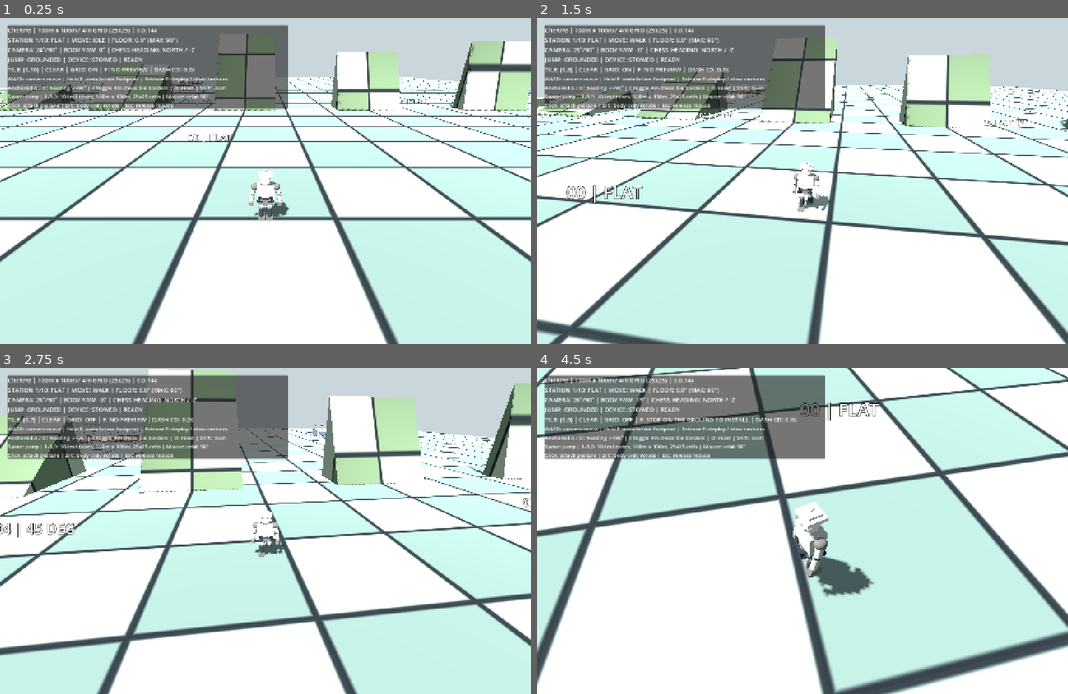
Above: before the commit, frames 1-4 (two rows, left to right).
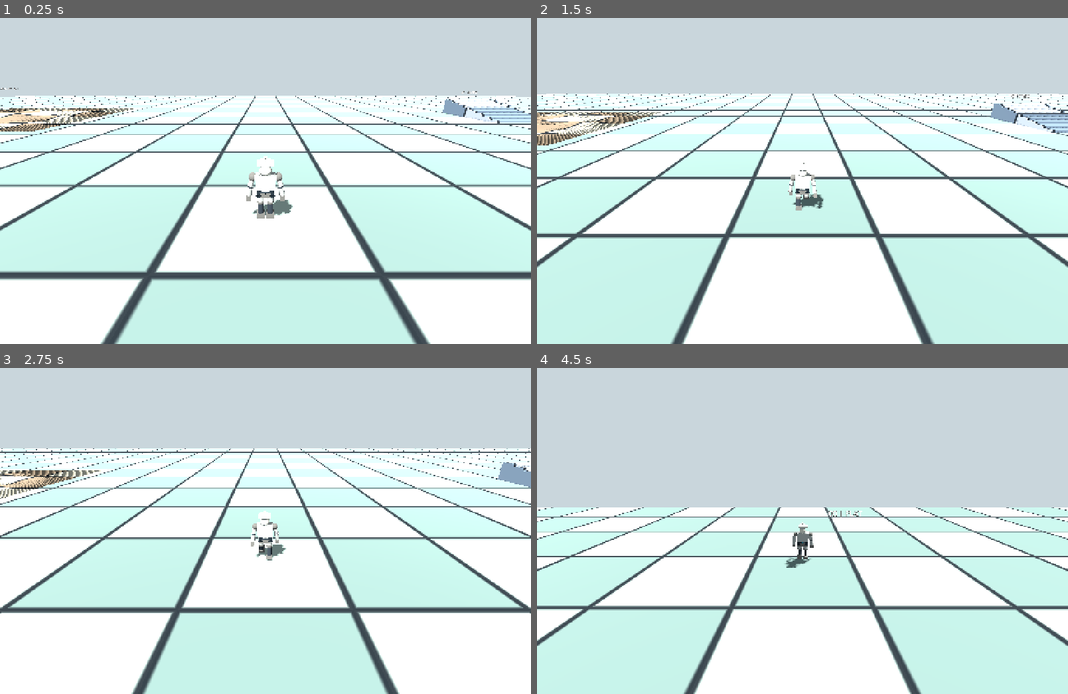
Above: after the commit, the same moments.

Repository: zzunlsj/cherpg
Game: Godot game, scene res://scenes/MotionLab.tscn
Same seed, same stepped clock (60 frames per second), same inputs: the game is played once before the commit and once after it.
Inputs (mouse positions are in pixels of both pictures, inside the frame that each line leads up to):
- Up to frame 1 (0.25 s): no input
- Up to frame 2 (1.5 s): tap Enter at 0.5 s; move the mouse to (829, 181) at 0.52 s; hold W from 0.53 s (still down); tap Shift at 0.6 s; click (829, 181) at 0.67 s; tap Space at 0.77 s; tap I at 0.8, 1.35 s; move the mouse to (775, 181) at 1.27 s; click (775, 181) at 1.42 s
- Up to frame 3 (2.75 s): keep holding W; tap Space at 1.52 s; tap Shift at 1.55, 2.1 s; move the mouse to (276, 524) at 2.02 s; click (276, 524) at 2.17 s; tap I at 2.3 s
- Up to frame 4 (4.5 s): keep holding W; move the mouse to (797, 537) at 2.77 s; tap I at 2.85, 3.8 s; click (797, 537) at 2.92 s; tap Space at 3.02, 3.77 s; tap Shift at 3.05 s; move the mouse to (839, 534) at 3.52 s; hold F 3.53-4.28 s; click (839, 534) at 3.67 s; move the mouse to (760, 527) at 4.27 s; tap O at 4.35 s; click (760, 527) at 4.42 s

The runs differ from the first frame. In frame 1, 66% of the frame differs, in the area x 0-100%, y 2-100%; in frame 2, 68%; in frame 3, 73%; in frame 4, 79%, in the area x 0-100%, y 0-100%.
Error after the commit: Invalid assignment of property or key 'board_rules_enabled' with value of type 'bool' on a base object of type 'CharacterBody3D (pawn_controller.gd)'. (res://s…

Commit message:
controls: I toggles movement limits only, Ctrl hold run/climb, Shift hold crouch; preserve 4m checker

Diff:
--- a/godot/tests/motion_rotation_lab/scripts/motion_lab.gd
+++ b/godot/tests/motion_rotation_lab/scripts/motion_lab.gd
@@ -15,7 +15,7 @@
 const CAMERA_ELEVATION_MAX := PI / 2.0
 var camera_distance := 6.8
 var camera_target := Vector3.ZERO
-var grid_debug_visible := true
+var board_rules_enabled := true
 var active_station := 0
 
 func _ready() -> void:
@@ -31,6 +31,7 @@
 	camera.current = true
 	add_child(camera)
 	pawn.set_movement_camera(camera)
+	pawn.board_rules_enabled = board_rules_enabled
 	_teleport_to_station(0)
 	_build_ui()
 	camera_target = pawn.global_position + Vector3.UP * 1.1
@@ -73,7 +74,7 @@
 	info.add_theme_font_size_override("font_size",16)
 	content.add_child(info)
 	help_label = Label.new()
-	help_label.text = "WASD: camera move | Hold F: installation footprint | Release F: deploy / stow anchors\nAnchored A / D: heading -/+90° | I: toggle 4m chess tile borders | O: reset | Shift: dash\nSpace: jump | 1-9,0: 10 test zones, 100m x 100m, 25x25 cells | Mouse: orbit 90°\nClick: attack gesture | Z/C: body-only rotate | Esc: release mouse"
+	help_label.text = "WASD: camera movement | Ctrl (hold): RUN / CLIMB grabbable 30°+ surfaces\nShift (hold): CROUCH | I: movement constraints ON/OFF (tile pattern stays visible)\nHold F: anchor clearance preview | Release F: install/stow | Anchored A/D: turn heading\nO: reset | Space: jump | 1-9,0: stations | Mouse: orbit | Esc: cursor"
 	help_label.add_theme_font_size_override("font_size",14)
 	content.add_child(help_label)
 	_update_hud()
@@ -139,8 +140,6 @@
 				pawn.device.call("request_turn",1)
 		KEY_O:
 			_teleport_to_station(active_station)
-		KEY_SHIFT:
-			pawn.queue_dash()
 		KEY_1,KEY_2,KEY_3,KEY_4,KEY_5,KEY_6,KEY_7,KEY_8,KEY_9:
 			_teleport_to_station(int(event.physical_keycode)-int(KEY_1))
 		KEY_0:
@@ -150,8 +149,8 @@
 		KEY_C:
 			pawn.rotate_body_only(90.0)
 		KEY_I:
-			grid_debug_visible = not grid_debug_visible
-			terrain.call("set_board_debug_visible",grid_debug_visible)
+			board_rules_enabled = not board_rules_enabled
+			pawn.board_rules_enabled = board_rules_enabled
 		KEY_ESCAPE:
 			var mode := Input.MOUSE_MODE_VISIBLE if Input.mouse_mode == Input.MOUSE_MODE_CAPTURED else Input.MOUSE_MODE_CAPTURED
 			Input.set_mouse_mode(mode)
@@ -170,11 +169,11 @@
 		return
 	var station: String = str(terrain.call("station_name",active_station))
 	var rule_status: String = "RESISTANCE" if pawn.resistance_time > 0.0 else "CLEAR"
-	info.text = "CheRPG | 100m x 100m / 4m GRID (25x25) | 0.0.14v\n" \
+	info.text = "CheRPG | 100m x 100m / 4m GRID (25x25) | 0.0.15v\n" \
 		+ "STATION %d/10: %s | MOVE: %s | FLOOR: %.1f° (MAX: 90°)\n" % [active_station+1,station,pawn.move_state,pawn.floor_deg] \
 		+ "CAMERA: %.0f°/90° | BODY YAW: %.0f° | CHESS HEADING: %s\n" % [rad_to_deg(camera_elevation),rad_to_deg(pawn.avatar.rotation.y),pawn.HEADING_NAMES[pawn.heading_index]] \
 		+ "JUMP: %s | DEVICE: %s | %s\n" % [pawn.jump_state,pawn.device.call("phase_name"),pawn.device.reason] \
-		+ "TILE: (%d,%d) | %s | GRID: %s | F: %s | DASH CD: %.1fs" % [pawn.current_cell.x,pawn.current_cell.y,rule_status,("ON" if grid_debug_visible else "OFF"),pawn.device.preview_reason,pawn.dash_cooldown]
+		+ "TILE: (%d,%d) | MOVE LIMIT: %s | F: %s | STANCE: %s | RUN: %s" % [pawn.current_cell.x,pawn.current_cell.y,("ON / "+rule_status if board_rules_enabled else "OFF"),pawn.device.preview_reason,("CROUCH" if pawn.crouching else "STAND"),("YES" if pawn.running else "NO")]
 
 func _run_smoke_test() -> void:
 	# User invoked via --smoke-test. Short structure-only check; no long playtest.
@@ -184,5 +183,5 @@
 	assert(pawn.device.components.size() == 4)
 	for i in range(int(terrain.call("spawn_count"))):
 		assert(terrain.call("spawn_position",i) is Vector3)
-	print("CHERPG_100X100_2M_GRID_STRUCTURE_OK (USER PLAYTEST REQUIRED)")
+	print("CHERPG_100X100_4M_GRID_STRUCTURE_OK (USER PLAYTEST REQUIRED)")
 	get_tree().quit(0)
